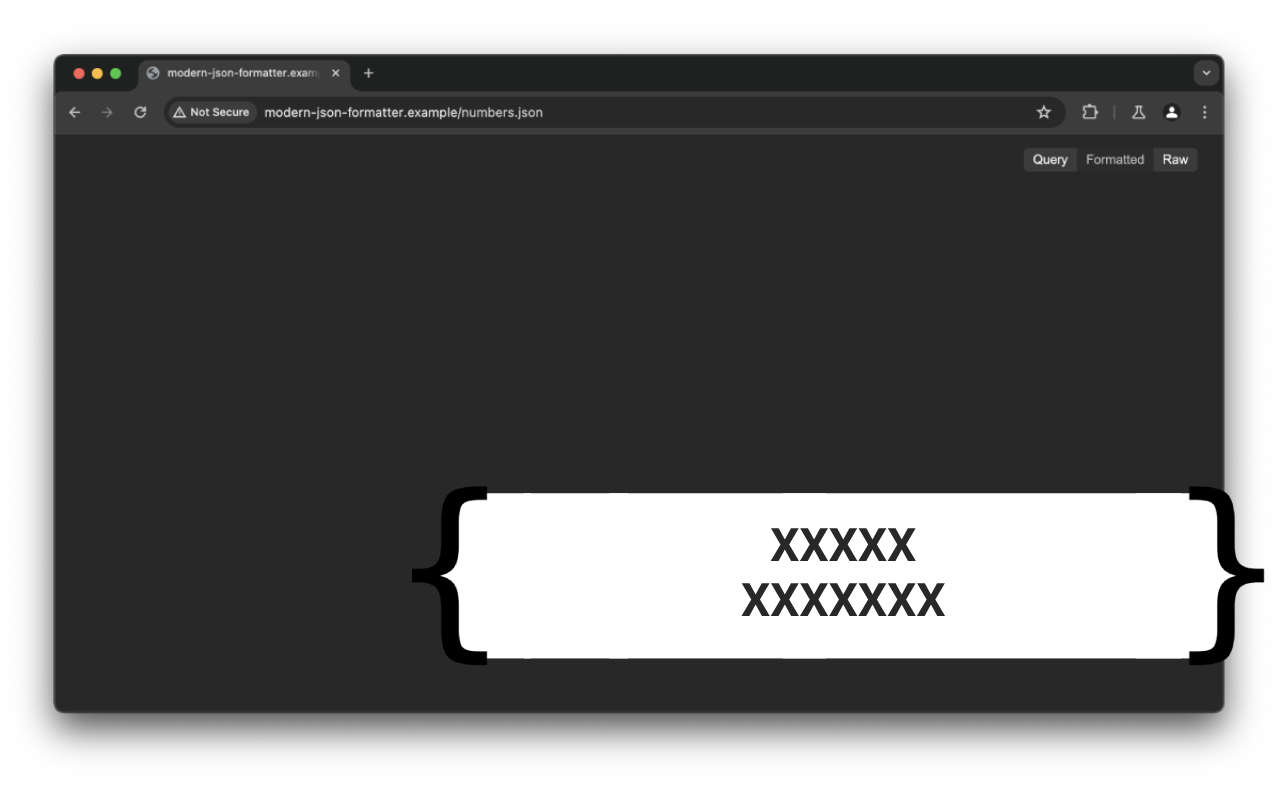
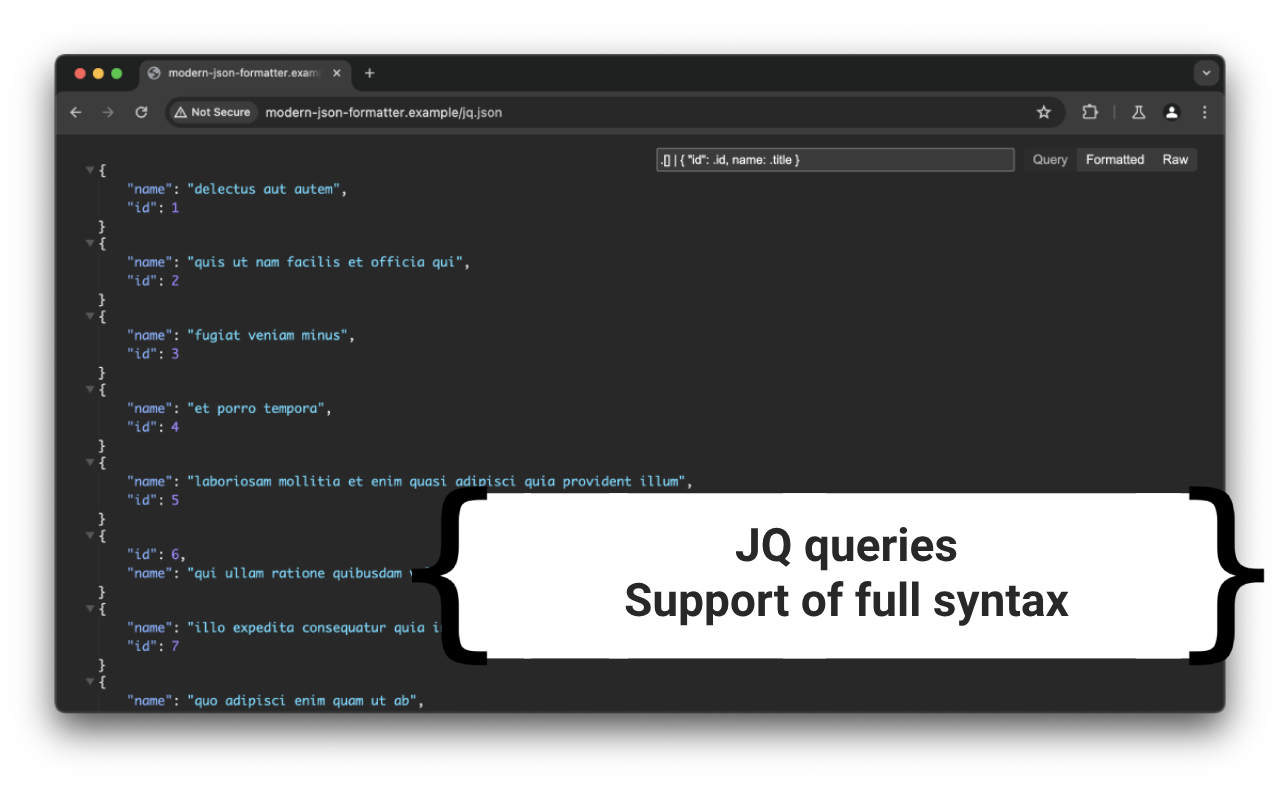
Revision of a layered 1280 × 800 image; what changed, layer by layer:
renamed "XXXXX XXXXXXX" to "JQ queries Support of full synta", painted on it over [625, 527, 1069, 626]
painted on "Screenshot 2024-05-25 at 12.40.38" over [28, 54, 1253, 734]
